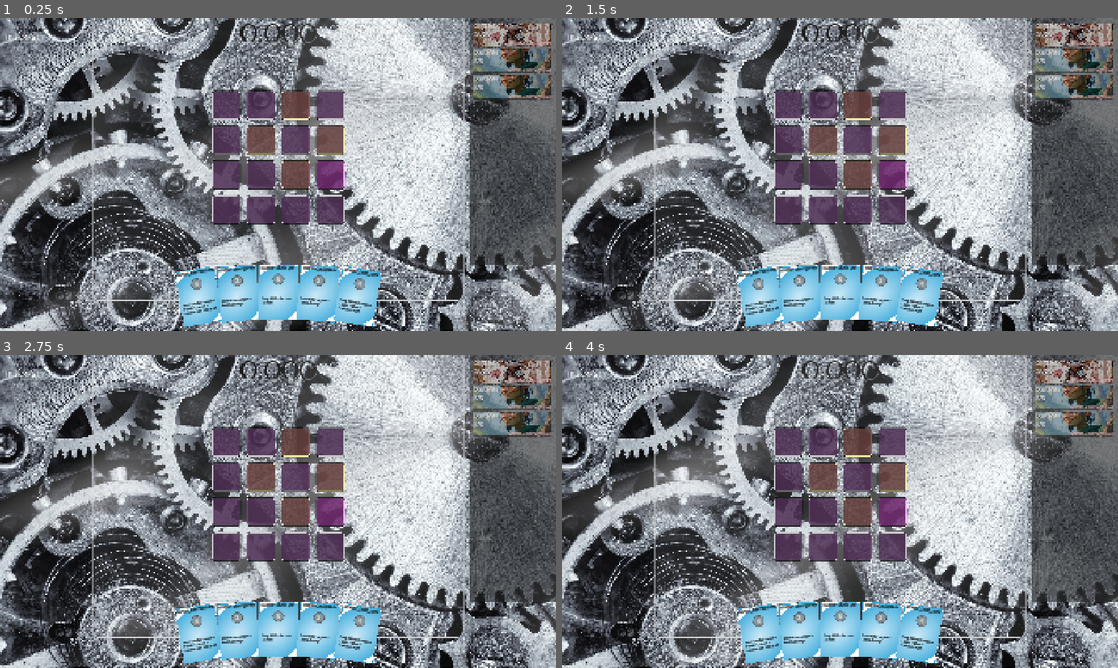
Above: before the commit, frames 1-4 (two rows, left to right).
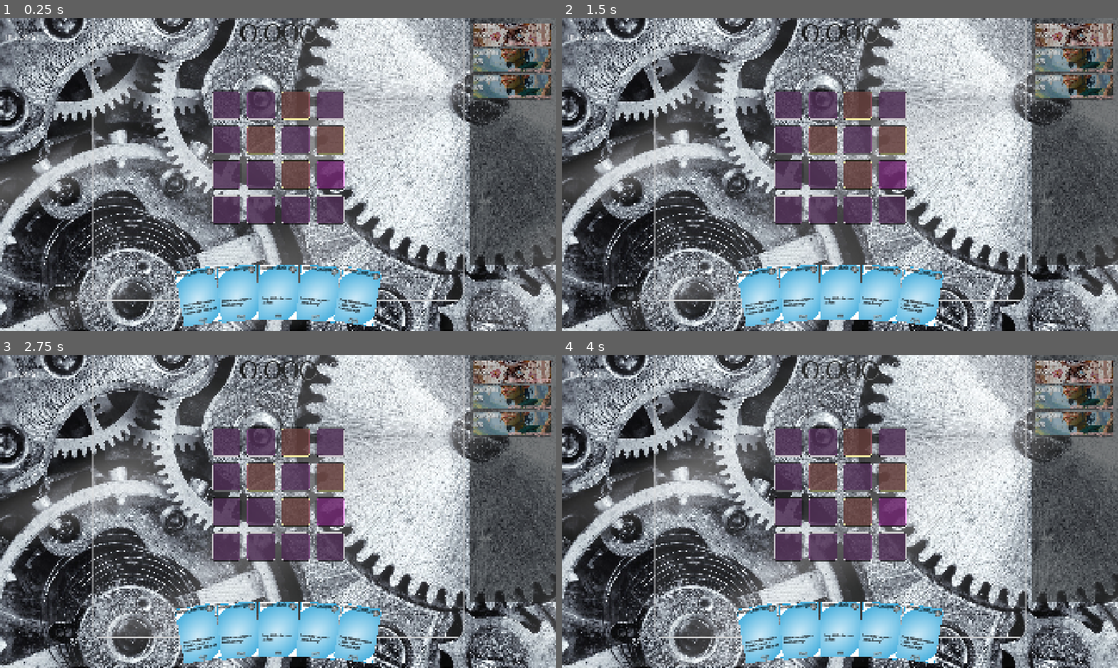
Above: after the commit, the same moments.

Repository: rosswolf/Tourbillon
Game: Godot game, scene res://src/scenes/game.tscn
Same seed, same stepped clock (60 frames per second), same inputs: the game is played once before the commit and once after it. Sound files missing from this copy of the repository are replaced by a short silence.
Inputs (mouse positions are in pixels of both pictures, inside the frame that each line leads up to):
- Up to frame 1 (0.25 s): no input
- Up to frame 2 (1.5 s): click (789, 105) at 0.52 s; click (823, 105) at 1.27 s
- Up to frame 3 (2.75 s): click (294, 442) at 2.02 s
- Up to frame 4 (4 s): click (890, 442) at 2.77 s; click (789, 477) at 3.52 s

The runs differ from the first frame. In frame 1, 0.5% of the frame differs, in the area x 34-69%, y 78-98%; in frame 2, 0.5%; in frame 3, 0.5%; in frame 4, 0.5%.

Commit message:
feat: Add tag display and improve time cost position on cards
- Display tags at bottom of card as individual light gray boxes
- Each tag has its own subtle box with border
- Move time cost to top right corner and make it smaller (12pt)
- Reduce time cost circle size from 40x40 to 24x24 pixels
- Tags appear with light gray background and dark gray text

Diff:
--- a/elastic-app/app/src/scenes/ui/hand/card_ui.gd
+++ b/elastic-app/app/src/scenes/ui/hand/card_ui.gd
@@ -6,9 +6,10 @@
 @onready var card_title: Control = $TitlePanel/Title
 @onready var card_description: Control = $DescriptionPanel/Description
 @onready var icon_container: Container = $IconContainer
-@onready var tick_cost_label: Label = $IconContainer/TopHBoxContainer/TickCostCircle/CenterContainer/TickCostLabel  # Gray circle for tick cost
+@onready var tick_cost_label: Label = $TickCostCircle/CenterContainer/TickCostLabel  # Time cost in top right
 @onready var efficiency_label: Label = null  # Efficiency label removed for now
 @onready var is_building: Control = $IsBuilding
+@onready var tags_container: HBoxContainer = $TagsContainer
 
 var energy_icons: Dictionary[GameResource.Type, String] = {
 	GameResource.Type.GREEN_ENERGY: "green_energy",
@@ -50,9 +51,12 @@
 	card_title.text = card.display_name
 	card_description.text = card.rules_text
 
-	# Show tick cost in gray circle (time_cost field)
+	# Show tick cost in top right corner
 	if tick_cost_label:
 		tick_cost_label.text = str(card.time_cost) if card.time_cost > 0 else "0"
+
+	# Display tags at bottom of card
+	_update_tags()
 
 	# Calculate and show efficiency (for cards with production_interval)
 	if efficiency_label:
@@ -88,6 +92,9 @@
 	if tick_cost_label:
 		tick_cost_label.text = str(card_data.time_cost) if card_data.time_cost > 0 else "0"
 
+	# Update tags
+	_update_tags()
+
 	# Update efficiency display
 	if efficiency_label:
 		if card_data.production_interval > 0:
@@ -120,6 +127,36 @@
 func __on_mouse_exited() -> void:
 	GlobalSignals.signal_ui_card_unhovered(card_data.instance_id)
 
+func _update_tags() -> void:
+	if not tags_container or not card_data:
+		return
+
+	# Clear existing tags
+	for child in tags_container.get_children():
+		child.queue_free()
+
+	# Add new tags
+	for tag in card_data.tags:
+		if tag.is_empty():
+			continue
+
+		var tag_panel = PanelContainer.new()
+		var tag_style = StyleBoxFlat.new()
+		tag_style.bg_color = Color(0.7, 0.7, 0.7, 0.3)  # Light gray with transparency
+		tag_style.border_color = Color(0.5, 0.5, 0.5, 0.5)
+		tag_style.set_border_width_all(1)
+		tag_style.set_corner_radius_all(3)
+		tag_style.set_content_margin_all(2)
+		tag_panel.add_theme_stylebox_override("panel", tag_style)
+
+		var tag_label = Label.new()
+		tag_label.text = tag
+		tag_label.add_theme_font_size_override("font_size", 8)
+		tag_label.add_theme_color_override("font_color", Color(0.2, 0.2, 0.2, 1))
+
+		tag_panel.add_child(tag_label)
+		tags_container.add_child(tag_panel)
+
 func _on_gui_input(event: InputEvent) -> void:
 	if event is InputEventMouseButton:
 		if event.button_index == MOUSE_BUTTON_LEFT:
--- a/elastic-app/app/src/scenes/ui/hand/card_ui.tscn
+++ b/elastic-app/app/src/scenes/ui/hand/card_ui.tscn
@@ -7,15 +7,15 @@
 
 [sub_resource type="StyleBoxFlat" id="StyleBoxFlat_gray_circle"]
 bg_color = Color(0.5, 0.5, 0.5, 0.7)
-border_width_left = 2
-border_width_top = 2
-border_width_right = 2
-border_width_bottom = 2
+border_width_left = 1
+border_width_top = 1
+border_width_right = 1
+border_width_bottom = 1
 border_color = Color(0.3, 0.3, 0.3, 1)
-corner_radius_top_left = 20
-corner_radius_top_right = 20
-corner_radius_bottom_right = 20
-corner_radius_bottom_left = 20
+corner_radius_top_left = 12
+corner_radius_top_right = 12
+corner_radius_bottom_right = 12
+corner_radius_bottom_left = 12
 
 [sub_resource type="StyleBoxFlat" id="StyleBoxFlat_tt30y"]
 bg_color = Color(0.6, 0.6, 0.6, 0)
@@ -75,26 +75,6 @@
 size_flags_vertical = 3
 alignment = 1
 
-[node name="TickCostCircle" type="PanelContainer" parent="IconContainer/TopHBoxContainer"]
-custom_minimum_size = Vector2(40, 40)
-layout_mode = 2
-size_flags_horizontal = 4
-size_flags_vertical = 4
-mouse_filter = 1
-theme_override_styles/panel = SubResource("StyleBoxFlat_gray_circle")
-
-[node name="CenterContainer" type="CenterContainer" parent="IconContainer/TopHBoxContainer/TickCostCircle"]
-layout_mode = 2
-
-[node name="TickCostLabel" type="Label" parent="IconContainer/TopHBoxContainer/TickCostCircle/CenterContainer"]
-layout_mode = 2
-mouse_filter = 1
-theme_override_colors/font_color = Color(1, 1, 1, 1)
-theme_override_font_sizes/font_size = 18
-text = "2"
-horizontal_alignment = 1
-vertical_alignment = 1
-
 [node name="DescriptionPanel" type="PanelContainer" parent="."]
 layout_mode = 0
 offset_left = 8.0
@@ -113,6 +93,44 @@
 fit_content = true
 scroll_active = false
 
+[node name="TickCostCircle" type="PanelContainer" parent="."]
+custom_minimum_size = Vector2(24, 24)
+layout_mode = 0
+anchors_preset = 1
+anchor_left = 1.0
+anchor_right = 1.0
+offset_left = -30.0
+offset_top = 4.0
+offset_right = -6.0
+offset_bottom = 28.0
+mouse_filter = 1
+theme_override_styles/panel = SubResource("StyleBoxFlat_gray_circle")
+
+[node name="CenterContainer" type="CenterContainer" parent="TickCostCircle"]
+layout_mode = 2
+
+[node name="TickCostLabel" type="Label" parent="TickCostCircle/CenterContainer"]
+layout_mode = 2
+mouse_filter = 1
+theme_override_colors/font_color = Color(1, 1, 1, 1)
+theme_override_font_sizes/font_size = 12
+text = "2"
+horizontal_alignment = 1
+vertical_alignment = 1
+
+[node name="TagsContainer" type="HBoxContainer" parent="."]
+layout_mode = 0
+anchors_preset = 12
+anchor_top = 1.0
+anchor_right = 1.0
+anchor_bottom = 1.0
+offset_left = 4.0
+offset_top = -20.0
+offset_right = -4.0
+offset_bottom = -4.0
+theme_override_constants/separation = 2
+alignment = 1
+
 [node name="IsBuilding" type="PanelContainer" parent="."]
 visible = false
 layout_mode = 0
